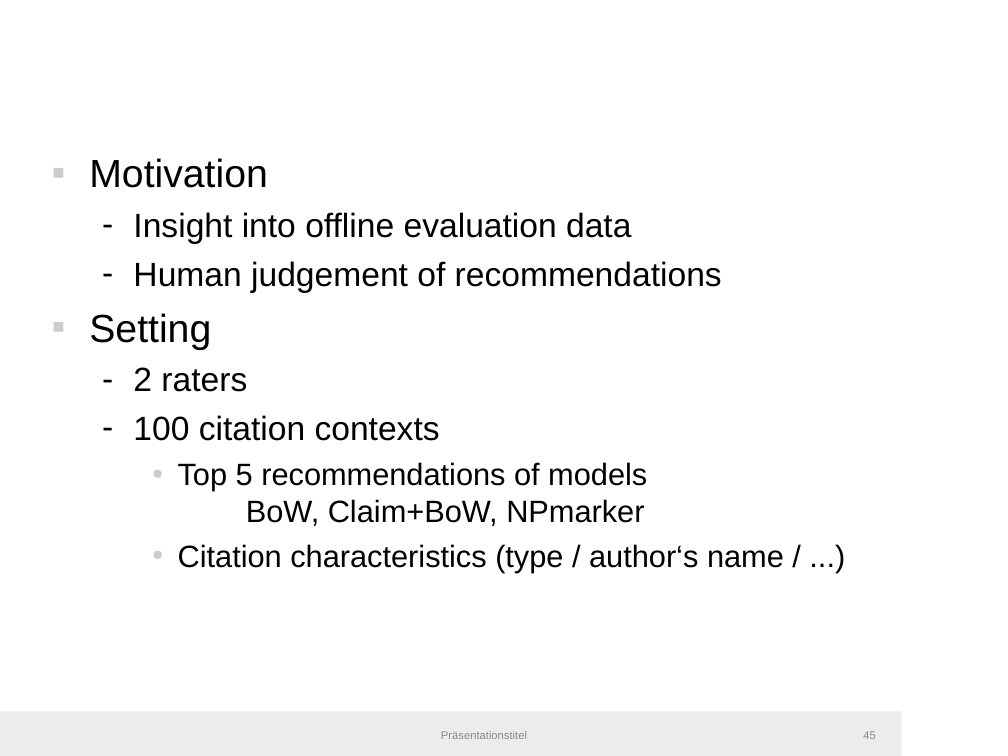
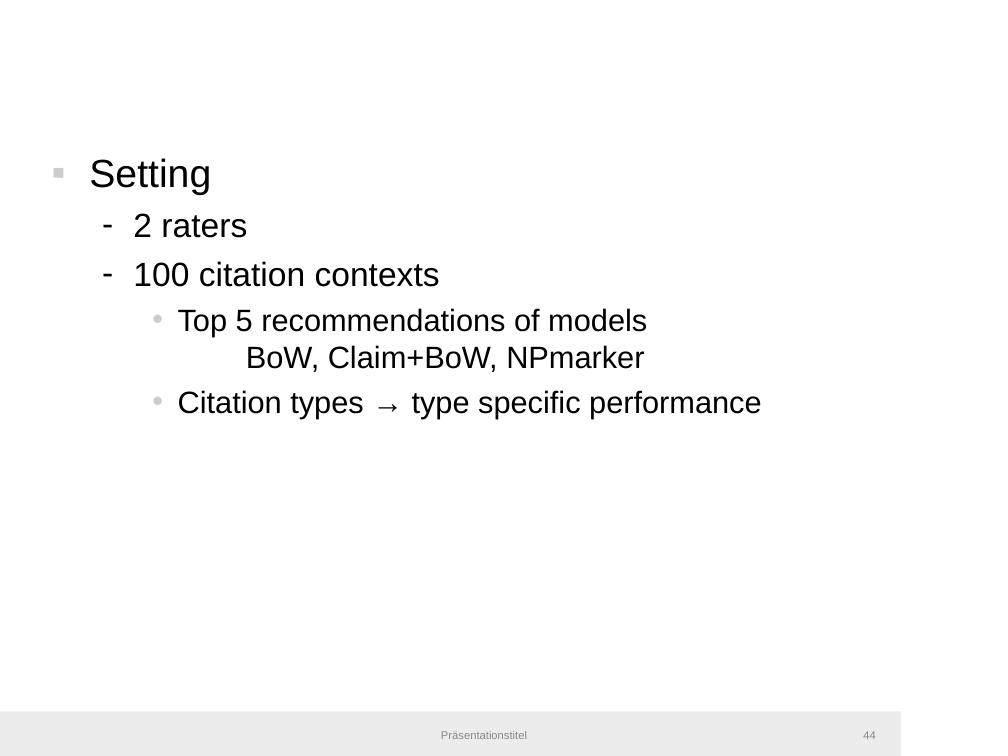
Before and after one commit to IllDepence/master_thesis, a slide deck: slide 44 of pres/pres.odp (slide 45 before the commit). Drawn at 1008x756 pixels with LibreOffice and Linux fonts; fonts in the diff are those of the drawing; background and template pictures are left out. Boxes give left, top, right and bottom in pixels: in the first picture for what was removed or moved away, otherwise in the second. Text is boxed around its words. In the diff, an @@ line names an element or a change of style, - is before the commit and + after.

Commit message:
work on presentation

```diff
--- a/pres/pres.odp
+++ b/pres/pres.odp
@@ text at [89,158,722,293]: paragraphs removed @@
-▪ Motivation
-  – Insight into offline evaluation data
-  – Human judgement of recommendations
@@ text at [178,390,762,418]: text changed @@
-    • Citation characteristics (type / author‘s name / ...)
+    • Citation types → type specific performance
@@ page number at [863,731,875,739]: text changed @@
-45
+44
```
Also in this commit, not shown: 8 other slides changed, 2 slides added, 2 other files.
